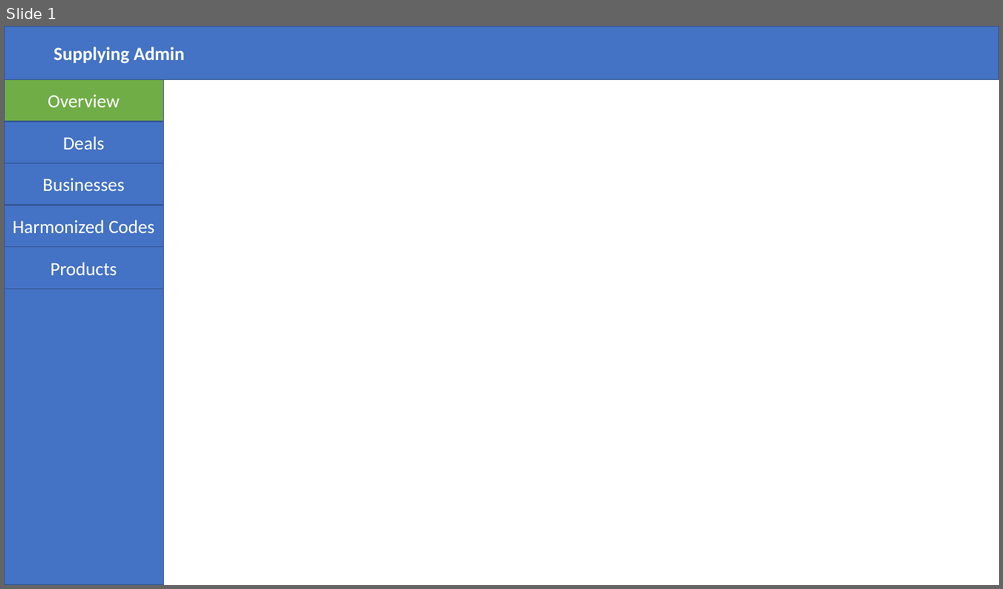
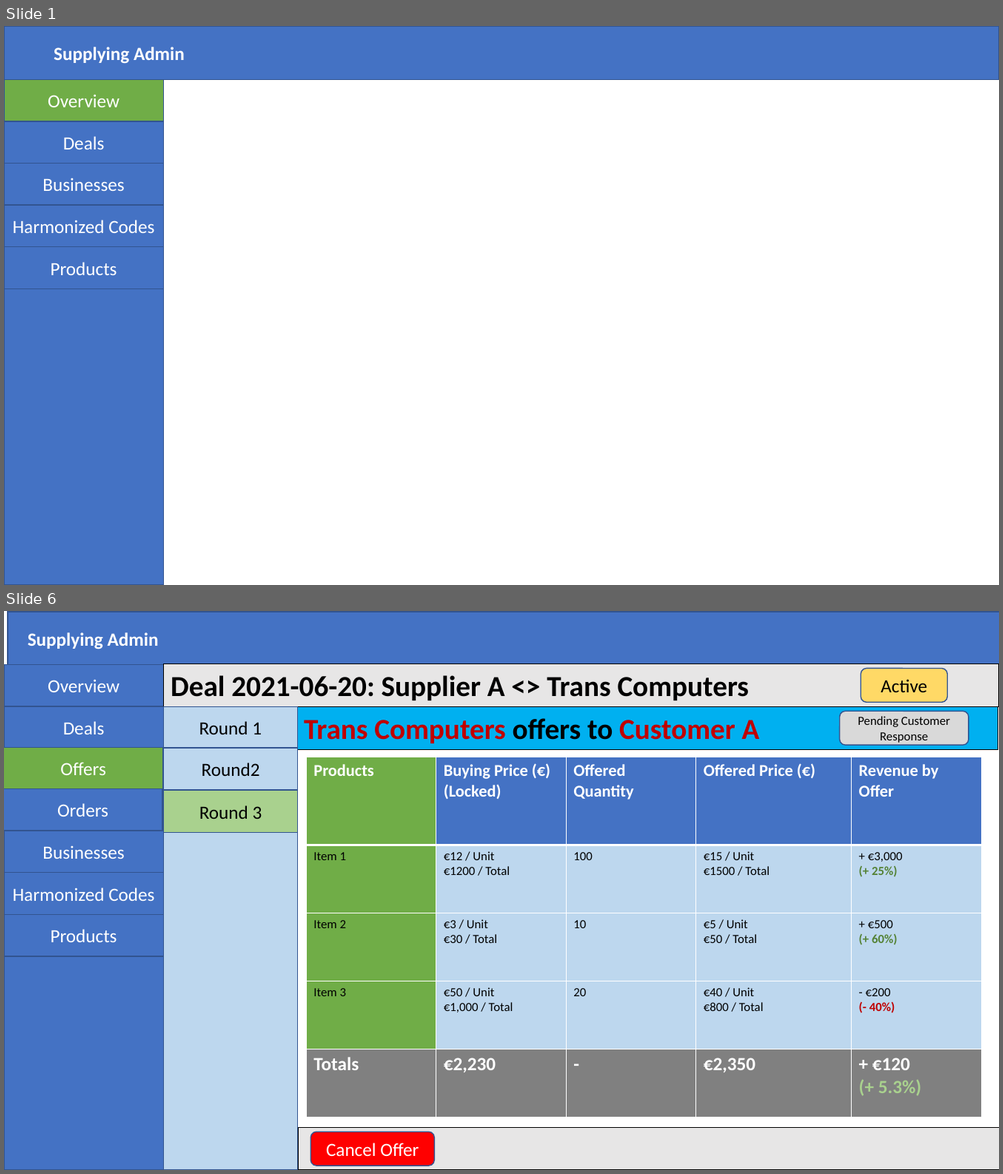
Before and after one commit to ohadch/supplying-admin, a slide deck: doc/design.pptx. Shown one above the other, each under a label of ours: slide 1 before the commit, slides 1 and 6 after it; the slides between them are not shown. The pictures are 1003x589 and 1003x1174 pixels, drawn with LibreOffice and Linux fonts; fonts in the diff are those of the drawing. Boxes give left, top, right and bottom in pixels: in the first picture for what was removed or moved away, otherwise in the second. Text is boxed around its words. In the diff, an @@ line names an element or a change of style, - is before the commit and + after.

Commit message:
Designs offers and offer rounds

```diff
--- a/doc/design.pptx
+++ b/doc/design.pptx
@@ slide 6 added at (x1=4, y1=611, x2=999, y2=1170), background #FFFFFF @@
@@ rectangle added at (x1=8, y1=612, x2=999, y2=666), fill #4472C4, outline #325491 1 pt, 18 pt, text #FFFFFF, bold @@
+Supplying Admin
@@ rectangle added at (x1=4, y1=665, x2=164, y2=1170), fill #4472C4, outline #325491 1 pt @@
@@ rectangle added at (x1=4, y1=665, x2=164, y2=706), fill #4472C4, outline #325491 1 pt, 18 pt, text #FFFFFF @@
+Overview
@@ rectangle added at (x1=164, y1=664, x2=999, y2=706), fill #E7E6E6, outline #000000 0.75 pt, 28 pt, text #000000, bold @@
+Deal 2021-06-20: Supplier A <> Trans Computers
@@ rounded rectangle added at (x1=860, y1=669, x2=947, y2=702), fill #FFD966, outline #325491 1 pt, 18 pt, text #000000 @@
+Active
@@ rectangle added at (x1=4, y1=706, x2=164, y2=749), fill #4472C4, outline #325491 1 pt, 18 pt, text #FFFFFF @@
+Deals
@@ rectangle added at (x1=164, y1=707, x2=298, y2=1170), fill #BDD7EE, outline #325491 1 pt @@
@@ rectangle added at (x1=164, y1=706, x2=298, y2=748), fill #BDD7EE, outline #325491 1 pt, 18 pt, text #000000 @@
+Round 1
@@ rectangle added at (x1=296, y1=706, x2=998, y2=749), fill #00B0F0, outline #000000 0.75 pt, 28 pt, text #C00000, bold @@
+Trans Computers offers to Customer A
@@ rounded rectangle added at (x1=839, y1=711, x2=969, y2=744), fill #D9D9D9, outline #325491 1 pt, 12 pt, text #000000 @@
+Pending Customer Response
@@ rectangle added at (x1=4, y1=748, x2=163, y2=789), fill #70AD47, outline #325491 1 pt, 18 pt, text #FFFFFF @@
+Offers
@@ rectangle added at (x1=164, y1=749, x2=298, y2=789), fill #BDD7EE, outline #325491 1 pt, 18 pt, text #000000 @@
+Round2
@@ table added at (x1=306, y1=758, x2=981, y2=1118), 5 rows, 5 columns @@
+Products | Buying Price (€) / (Locked) | Offered Quantity | Offered Price (€) | Revenue by Offer
+Item 1 | €12 / Unit / €1200 / Total | 100 | €15 / Unit / €1500 / Total | + €3,000 / (+ 25%)
+Item 2 | €3 / Unit / €30 / Total | 10 | €5 / Unit / €50 / Total | + €500 / (+ 60%)
+Item 3 | €50 / Unit / €1,000 / Total | 20 | €40 / Unit / €800 / Total | - €200 / (- 40%)
+Totals | €2,230 | - | €2,350 | + €120 / (+ 5.3%)
@@ rectangle added at (x1=4, y1=789, x2=163, y2=831), fill #4472C4, outline #325491 1 pt, 18 pt, text #FFFFFF @@
+Orders
@@ rectangle added at (x1=164, y1=790, x2=298, y2=832), fill #A9D18E, outline #325491 1 pt, 18 pt, text #000000 @@
+Round 3
@@ rectangle added at (x1=4, y1=831, x2=164, y2=873), fill #4472C4, outline #325491 1 pt, 18 pt, text #FFFFFF @@
+Businesses
@@ rectangle added at (x1=4, y1=873, x2=164, y2=914), fill #4472C4, outline #325491 1 pt, 18 pt, text #FFFFFF @@
+Harmonized Codes
@@ rectangle added at (x1=4, y1=914, x2=164, y2=957), fill #4472C4, outline #325491 1 pt, 18 pt, text #FFFFFF @@
+Products
@@ rectangle added at (x1=298, y1=1128, x2=999, y2=1170), fill #E7E6E6, outline #000000 0.75 pt @@
@@ rounded rectangle added at (x1=310, y1=1133, x2=435, y2=1166), fill #FF0000, outline #325491 1 pt, 18 pt, text #FFFFFF @@
+Cancel Offer
```
Also in this commit, not shown: 3 slides changed, 2 other slides added.
